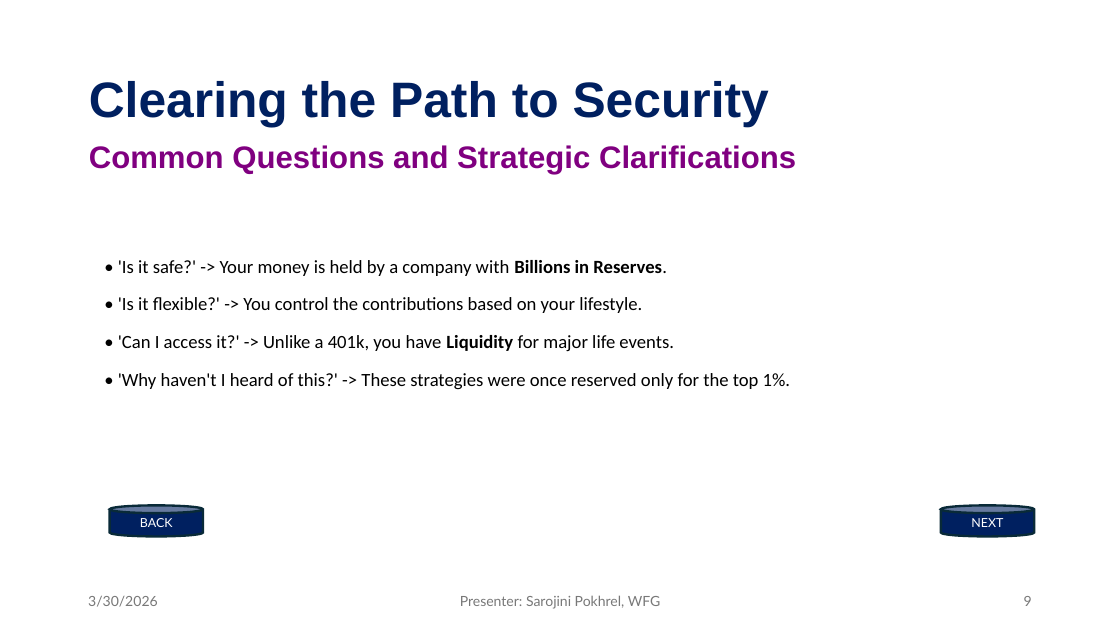
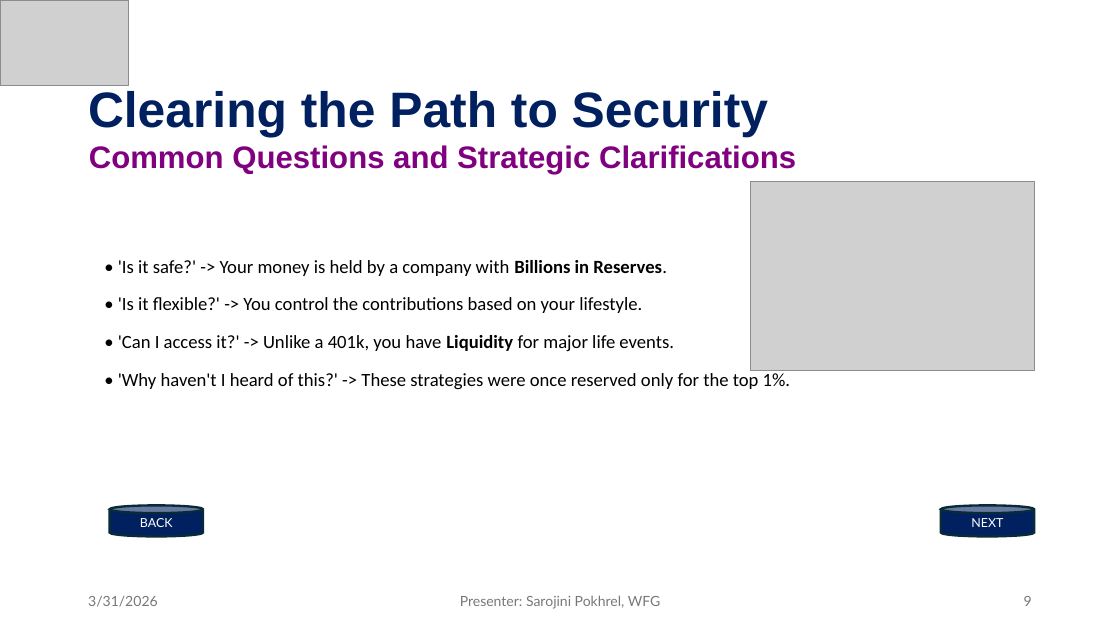
Before and after one commit to my1stgit/testgitrepo, a slide deck: slide 9 of Presentation1.pptm. Drawn at 1120x630 pixels with LibreOffice and Linux fonts; fonts in the diff are those of the drawing; grey boxes stand for pictures. Boxes give left, top, right and bottom in pixels: in the first picture for what was removed or moved away, otherwise in the second. Text is boxed around its words. In the diff, an @@ line names an element or a change of style, - is before the commit and + after.

```diff
--- a/Presentation1.pptm
+++ b/Presentation1.pptm
@@ picture added at [0, 0, 129, 85] @@
@@ text "Clearing the Path to Security": place and size @@
-text "Clearing the Path to Security" at [89, 81, 769, 127]
+text "Clearing the Path to Security" at [88, 91, 768, 138]
@@ picture added at [750, 181, 1035, 371] @@
@@ text at [88, 596, 158, 607]: text changed @@
-3/30/2026
+3/31/2026
```
Also in this commit, not shown: 10 other slides changed, 4 other files.
